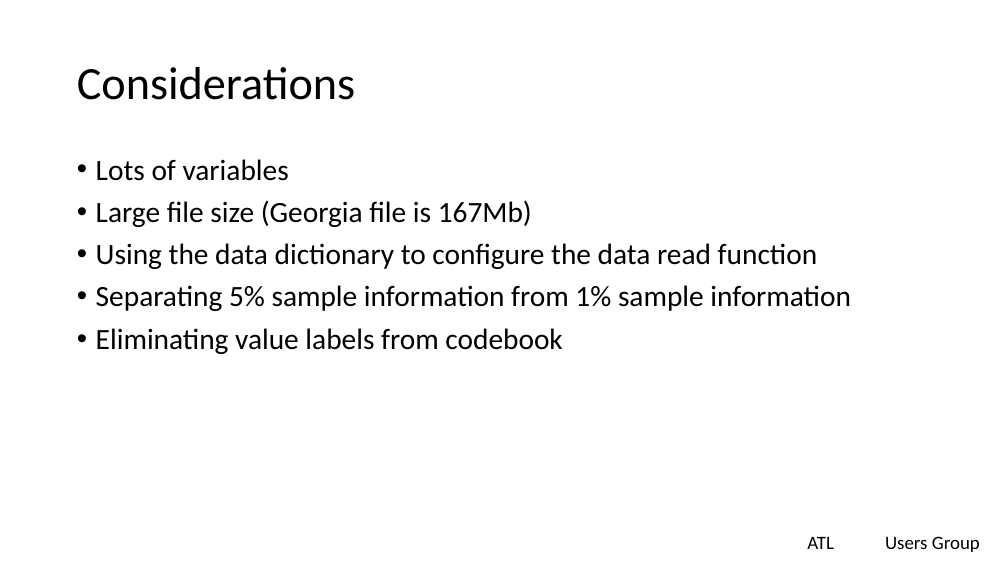
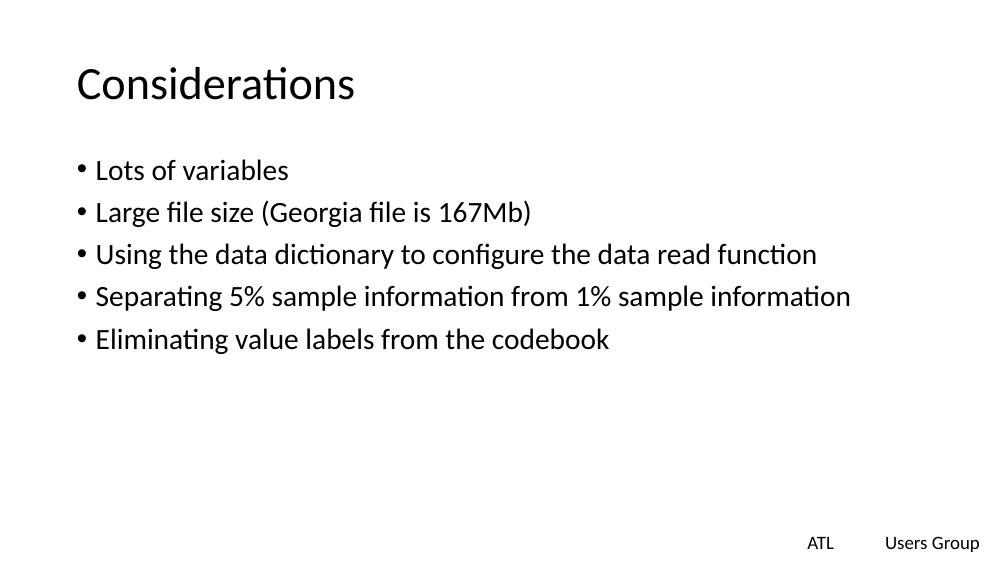
Before and after one commit to lgreski/readingFilesInR, a slide deck: slide 12 of presentation/readingFixedFilesInR.pptx. Drawn at 1008x567 pixels with LibreOffice and Linux fonts; fonts in the diff are those of the drawing; background and template pictures are left out. Boxes give left, top, right and bottom in pixels: in the first picture for what was removed or moved away, otherwise in the second. Text is boxed around its words. In the diff, an @@ line names an element or a change of style, - is before the commit and + after.

```diff
--- a/presentation/readingFixedFilesInR.pptx
+++ b/presentation/readingFixedFilesInR.pptx
@@ text at bbox=[96, 328, 609, 354]: text changed @@
-• Eliminating value labels from codebook
+• Eliminating value labels from the codebook
```
Also in this commit, not shown: 5 other slides changed, 6 slides added, 1 slide removed.
